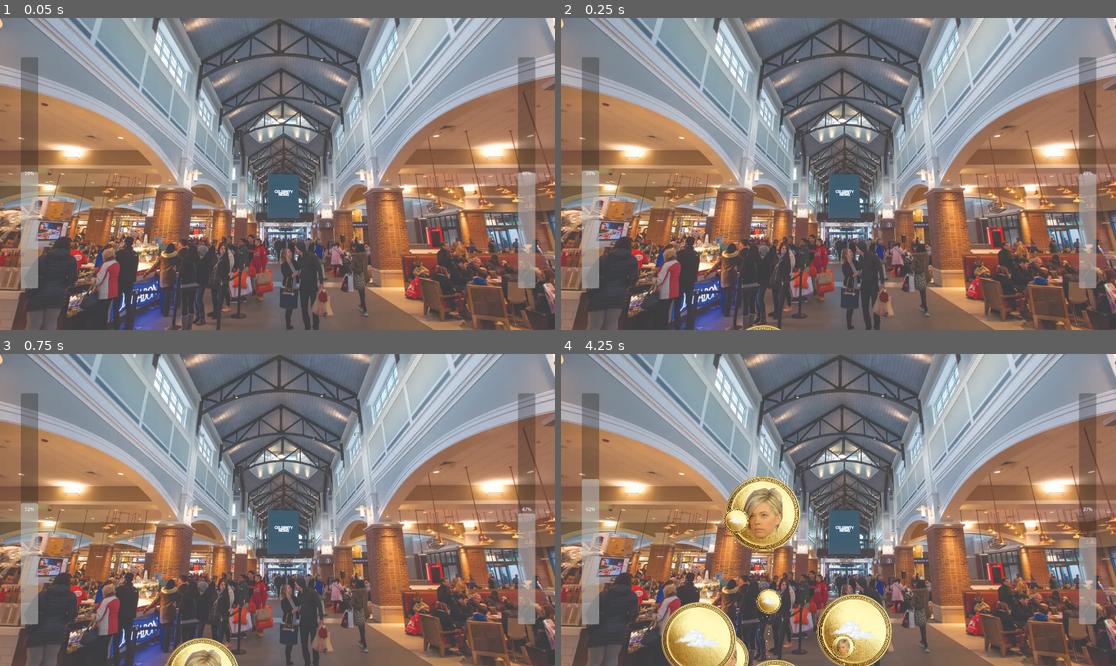
Above: before the commit, frames 1-4 (two rows, left to right).
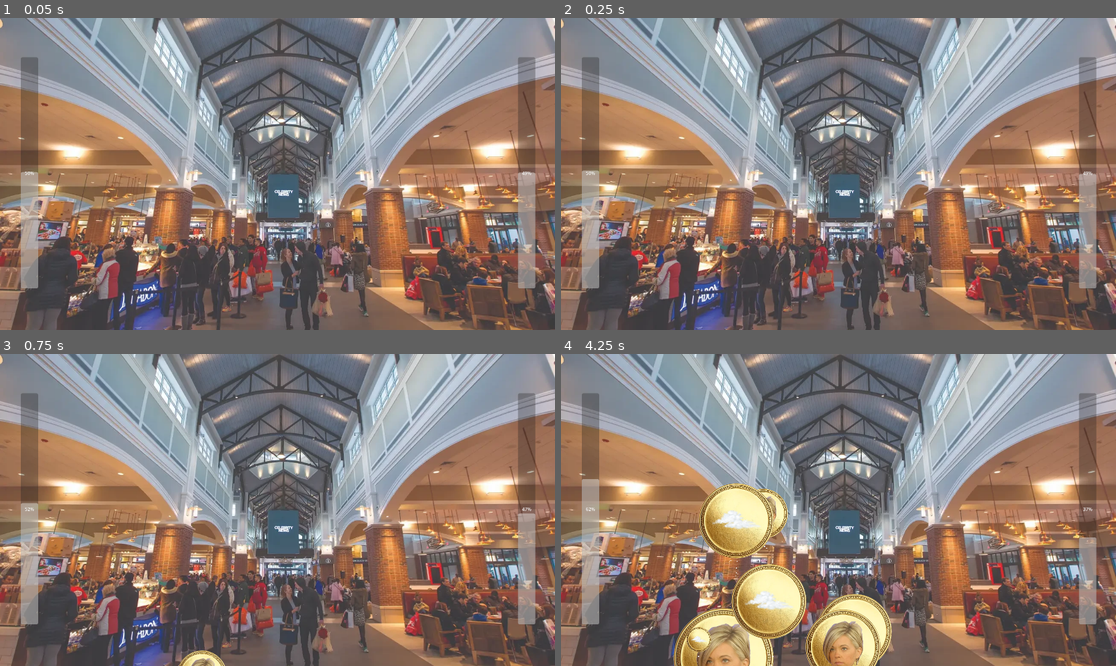
Above: after the commit, the same moments.

Repository: Andy-Tanis/last-meme-standing
Game: Godot game, scene res://scenes/combat.tscn
Same seed, same stepped clock (60 frames per second), same inputs: the game is played once before the commit and once after it.
Inputs:
- Up to frame 1 (0.05 s): no input
- Up to frame 2 (0.25 s): no input
- Up to frame 3 (0.75 s): no input
- Up to frame 4 (4.25 s): no input

Frame 1 is identical in both runs. In frame 2, less than 0.1% of the frame differs, in the area x 33-40%, y 98-100%; in frame 3, 0.8%; in frame 4, 10%, in the area x 18-58%, y 39-100%.

Commit message:
Add files via upload

Diff:
--- a/scripts/coin.gd
+++ b/scripts/coin.gd
@@ -5,15 +5,12 @@
 
 var icon: int
 
-# Called when the node enters the scene tree for the first time.
 func _ready() -> void:
 
 	visible_on_screen_notifier_2d.screen_exited.connect(func():
 		await get_tree().create_timer(10.0).timeout
 		queue_free()
 	)
-
-	get_node("/root").connect("game_over_signal", speed_up)
 
 	icon = [1, 2].pick_random()
 
@@ -24,12 +21,10 @@
 
 	var rng = RandomNumberGenerator.new()
 	move_component.velocity.y = rng.randi_range(-50, -250)
-	scale = [Vector2(.2, .2), Vector2(.4, .4), Vector2(.6, .6), Vector2(.8, .8)].pick_random()
+	scale = [Vector2(.1, .1), Vector2(.2, .2), Vector2(.4, .4), Vector2(.6, .6), Vector2(.8, .8)].pick_random()
 
-# Called every frame. 'delta' is the elapsed time since the previous frame.
 func _process(delta: float) -> void:
 	pass
-
 
 func _on_button_pressed() -> void:
 
@@ -45,4 +40,4 @@
 	tween.tween_callback(queue_free)
 
 func speed_up() -> void:
-	move_component.velocity.y *= 4
+	move_component.velocity.y *= 8
--- a/scripts/combat.gd
+++ b/scripts/combat.gd
@@ -3,9 +3,6 @@
 @export var CoinScene: PackedScene
 
 @onready var spawner_component: SpawnerComponent = $SpawnerComponent
-
-signal game_over_signal
-
 
 var time_since_last_coin_spawn := 0
 
@@ -23,8 +20,6 @@
 
 	$RoundStart.play()
 
-
-# Called every frame. 'delta' is the elapsed time since the previous frame.
 func _process(delta: float) -> void:
 
 	if !game_over:
@@ -59,22 +54,30 @@
 	if new_node.icon == 1:
 		is_cloud = true
 
-	new_node.find_child("Button").pressed.connect(update_progress_win_bar.bind(new_node.get("scale").x, is_cloud))
+	new_node.find_child("Button").pressed.connect(update_progress_win_bar.bind(new_node, new_node.get("scale").x, is_cloud))
 
 
-func update_progress_win_bar(coin_value, character) -> void:
+func update_progress_win_bar(new_node, scale, character) -> void:
 	$Camera2D.apply_shake()
+	var coin_value:float = 1 - scale
+	coin_value *= 20
+	var formatted_coin_value: int = int(coin_value)
+
 	if character == true:
-		$UI/ProgressBarWin.value += coin_value * 15
-		$UI/ProgressBarLose.value -= coin_value * 15
+		new_node.find_child("Score").text = "+" + str(formatted_coin_value)
+		$UI/ProgressBarWin.value += formatted_coin_value
+		$UI/ProgressBarLose.value -= formatted_coin_value
 	else:
-		$UI/ProgressBarWin.value -= coin_value * 20
-		$UI/ProgressBarLose.value += coin_value * 20
+		new_node.find_child("Score").text = "-" + str(formatted_coin_value)
+		$UI/ProgressBarWin.value -= formatted_coin_value
+		$UI/ProgressBarLose.value += formatted_coin_value
+
+	new_node.find_child("Score").add_theme_font_size_override("font_size", formatted_coin_value * 30)
+	new_node.find_child("Score").show()
 
 func win() -> void:
 
 	game_over = true
-	game_over_signal.emit()
 	get_tree().call_group("coin", "speed_up")
 	$LabelYouWinLose.text = "You Won!"
 	$LabelYouWinLose/AnimationPlayer.play("show")
@@ -83,7 +86,7 @@
 func lose() -> void:
 
 	game_over = true
-	game_over_signal.emit()
+	get_tree().call_group("coin", "speed_up")
 	$LabelYouWinLose.text = "You Lost!"
 	$LabelYouWinLose/AnimationPlayer.play("show")
 	$Lose.play()
